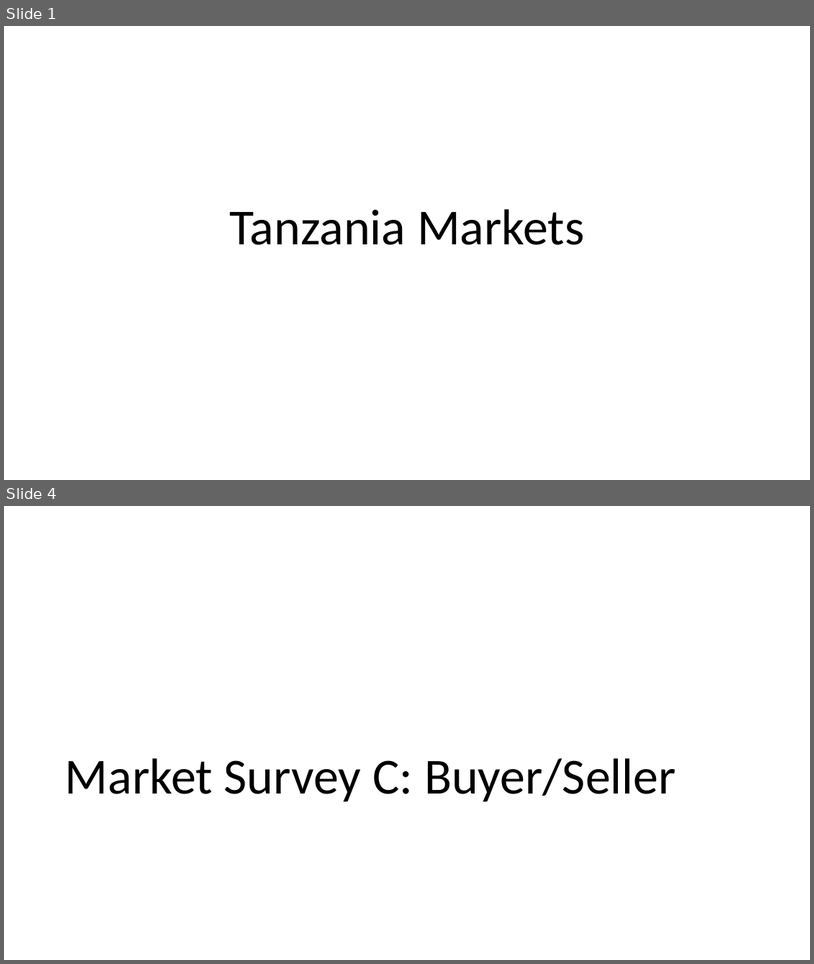
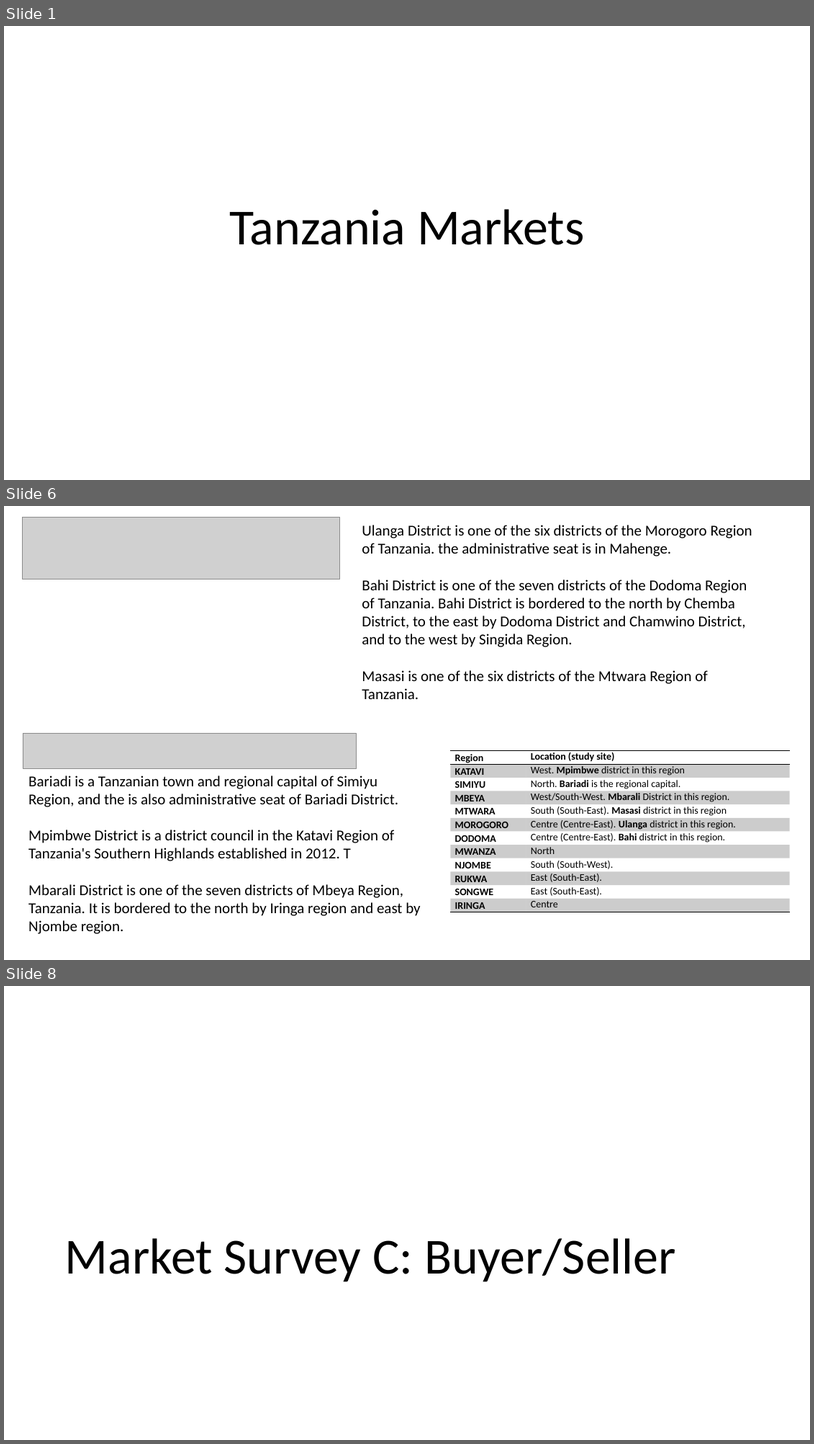
Before and after one commit to BethSavagar/Tanzania_markets, a slide deck: results-presentations/markets-descriptive-analysis.pptx. Shown one above the other, each under a label of ours: slides 1 and 4 before the commit, slides 1, 6 and 8 after it; the slides between them are not shown. The pictures are 814x964 and 814x1444 pixels, drawn with LibreOffice and Linux fonts; fonts in the diff are those of the drawing; grey boxes stand for pictures. Boxes give left, top, right and bottom in pixels: in the first picture for what was removed or moved away, otherwise in the second. Text is boxed around its words. In the diff, an @@ line names an element or a change of style, - is before the commit and + after.

```diff
--- a/results-presentations/markets-descriptive-analysis.pptx
+++ b/results-presentations/markets-descriptive-analysis.pptx
@@ slide 6 added at [4, 506, 810, 960], background #FFFFFF @@
@@ picture added at [23, 518, 340, 579] @@
@@ text added at [362, 525, 753, 699], 18 pt, text #000000 @@
+Ulanga District is one of the six districts of the Morogoro Region of Tanzania. the administrative seat is in Mahenge.
+Bahi District is one of the seven districts of the Dodoma Region of Tanzania. Bahi District is bordered to the north by Chemba District, to the east by Dodoma District and Chamwino District, and to the west by Singida Region.
+Masasi is one of the six districts of the Mtwara Region of Tanzania.
@@ picture added at [23, 733, 356, 768] @@
@@ table added at [451, 750, 790, 912], 12 rows, 2 columns @@
+Region | Location (study site)
+KATAVI | West. Mpimbwe district in this region
+SIMIYU | North. Bariadi is the regional capital.
+MBEYA | West/South-West. Mbarali District in this region.
+MTWARA | South (South-East). Masasi district in this region
+MOROGORO | Centre (Centre-East). Ulanga district in this region.
+DODOMA | Centre (Centre-East). Bahi district in this region.
+MWANZA | North
+NJOMBE | South (South-West).
+RUKWA | East (South-East).
+SONGWE | East (South-East).
+IRINGA | Centre
@@ text added at [28, 775, 420, 934], 18 pt, text #000000 @@
+Bariadi is a Tanzanian town and regional capital of Simiyu Region, and the is also administrative seat of Bariadi District.
+Mpimbwe District is a district council in the Katavi Region of Tanzania's Southern Highlands established in 2012. T
+Mbarali District is one of the seven districts of Mbeya Region, Tanzania. It is bordered to the north by Iringa region and east by Njombe region.
@@ what was slide 4 is now slide 8 @@
```
Also in this commit, not shown: 1 slide changed, 4 other slides added, 1 slide removed, 1 other file.
